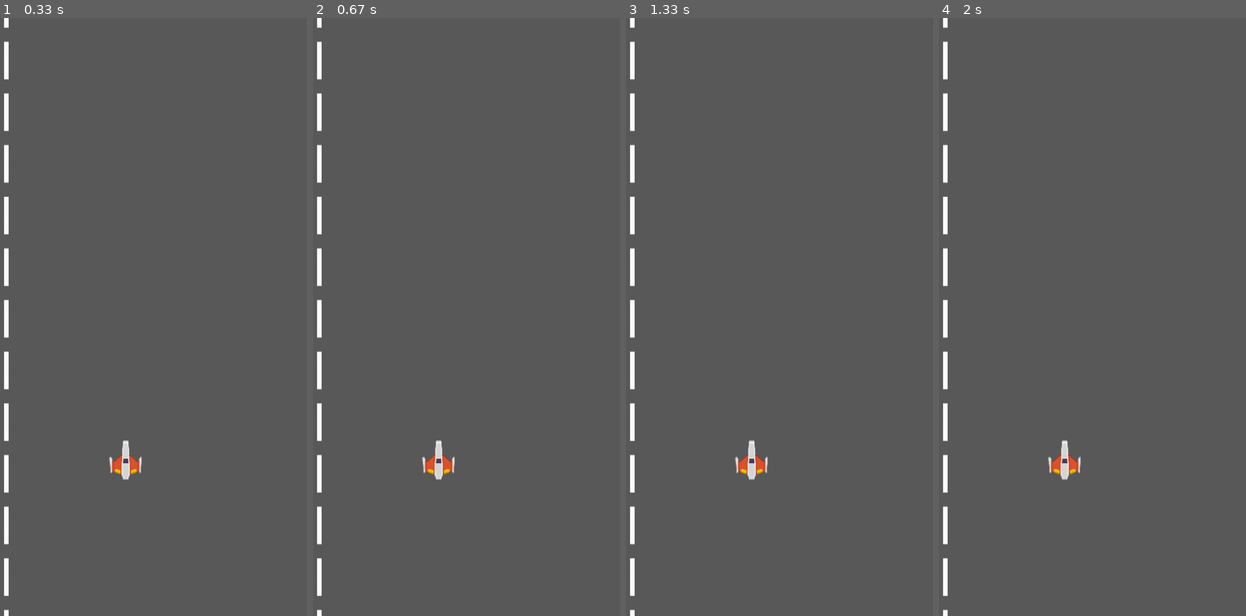
Above: before the commit, frames 1-4 (left to right).
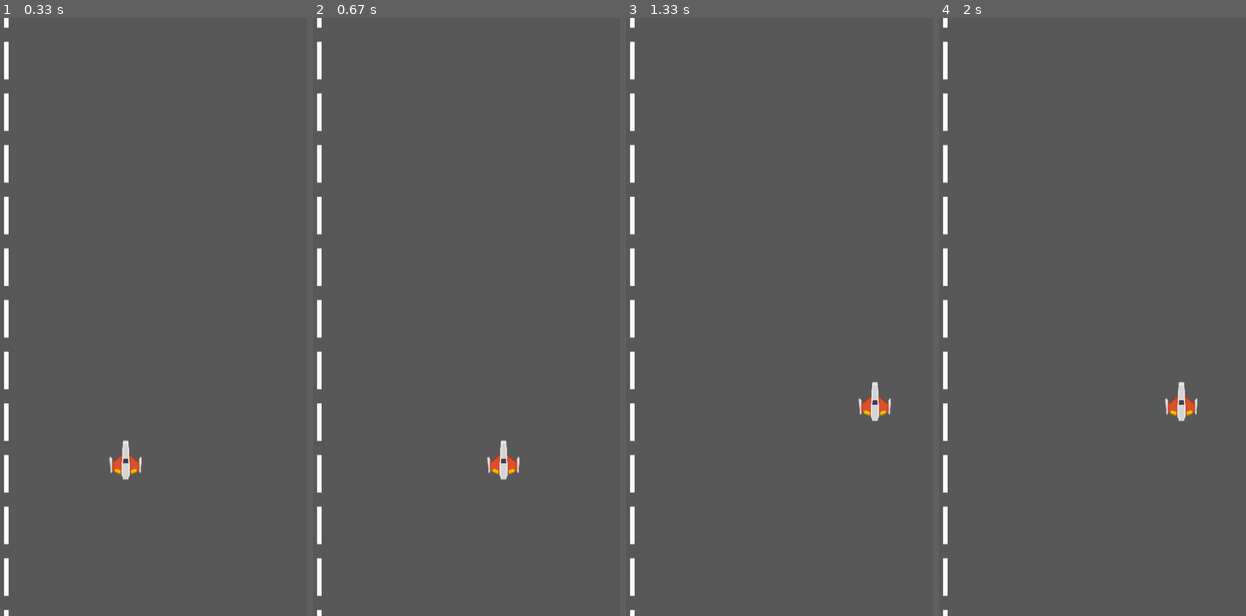
Above: after the commit, the same moments.

Repository: Danilo-C-Ramos/Pygame
Game: pygame game, started from Main_teste.py
Two runs of this game, one before a commit and one after it. Both use one fixed random seed, a clock stepped at 60 frames per second and the inputs below.
Inputs:
- Up to frame 1 (0.33 s): no input
- Up to frame 2 (0.67 s): hold Right from 0.33 s (still down)
- Up to frame 3 (1.33 s): release Right at 0.8 s; hold Up 0.83-1.13 s; hold Right from 1.17 s (still down)
- Up to frame 4 (2 s): release Right at 1.63 s; hold Left from 1.67 s (still down)

Frame 1 is identical in both runs. In frame 2, 0.7% of the frame differs, in the area x 35-68%, y 70-78%; in frame 3, 0.7%; in frame 4, 0.7%.

Commit message:
Moto/Nave se mexe

Diff:
--- a/Main_teste.py
+++ b/Main_teste.py
@@ -33,6 +33,29 @@
     for event in pygame.event.get():
         if event.type == pygame.QUIT:
             game = False
+        # Verifica se apertou alguma tecla.
+        if event.type == pygame.KEYDOWN:
+            # Dependendo da tecla, altera a velocidade.
+            if event.key == pygame.K_LEFT:
+                player.speedx -= 5
+            if event.key == pygame.K_RIGHT:
+                player.speedx += 5
+            if event.key == pygame.K_UP:
+                player.speedy -= 5
+            if event.key == pygame.K_DOWN:
+                player.speedy += 5
+        # Verifica se soltou alguma tecla.
+        if event.type == pygame.KEYUP:
+            # Dependendo da tecla, altera a velocidade.
+            if event.key == pygame.K_LEFT:
+                player.speedx += 5
+            if event.key == pygame.K_RIGHT:
+                player.speedx -= 5
+            if event.key == pygame.K_UP:
+                player.speedy += 5
+            if event.key == pygame.K_DOWN:
+                player.speedy -= 5
+
 
     player.update()
 
--- a/sprites.py
+++ b/sprites.py
@@ -14,8 +14,10 @@
         self.rect.centerx = WIDTH / 2
         self.rect.bottom = HEIGHT - 10
         self.speedx = 0
+        self.speedy = 0
         self.assets = assets
 
     def update(self):
         # Atualização da posição da moto
         self.rect.x += self.speedx
+        self.rect.y += self.speedy
